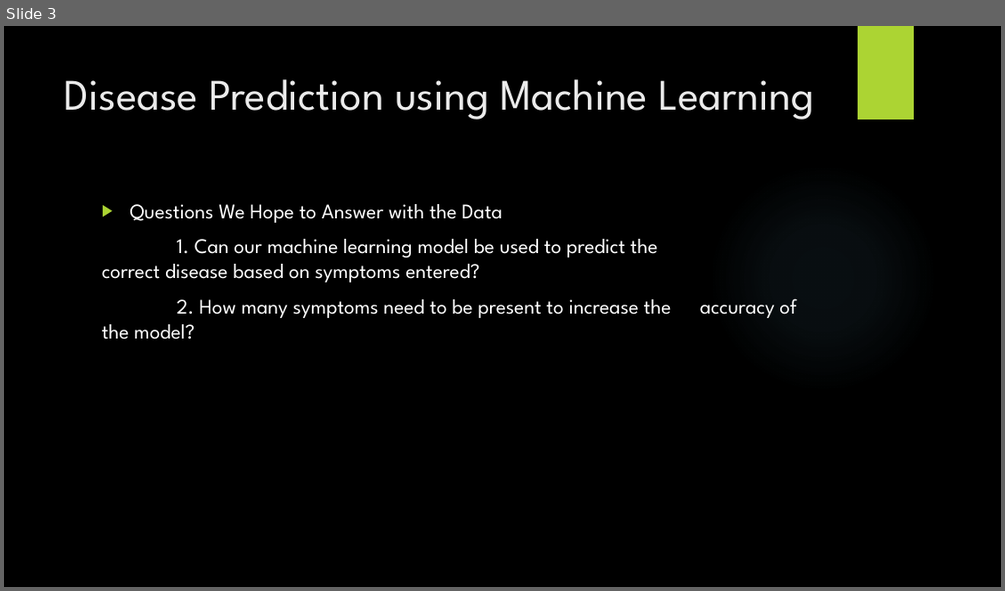
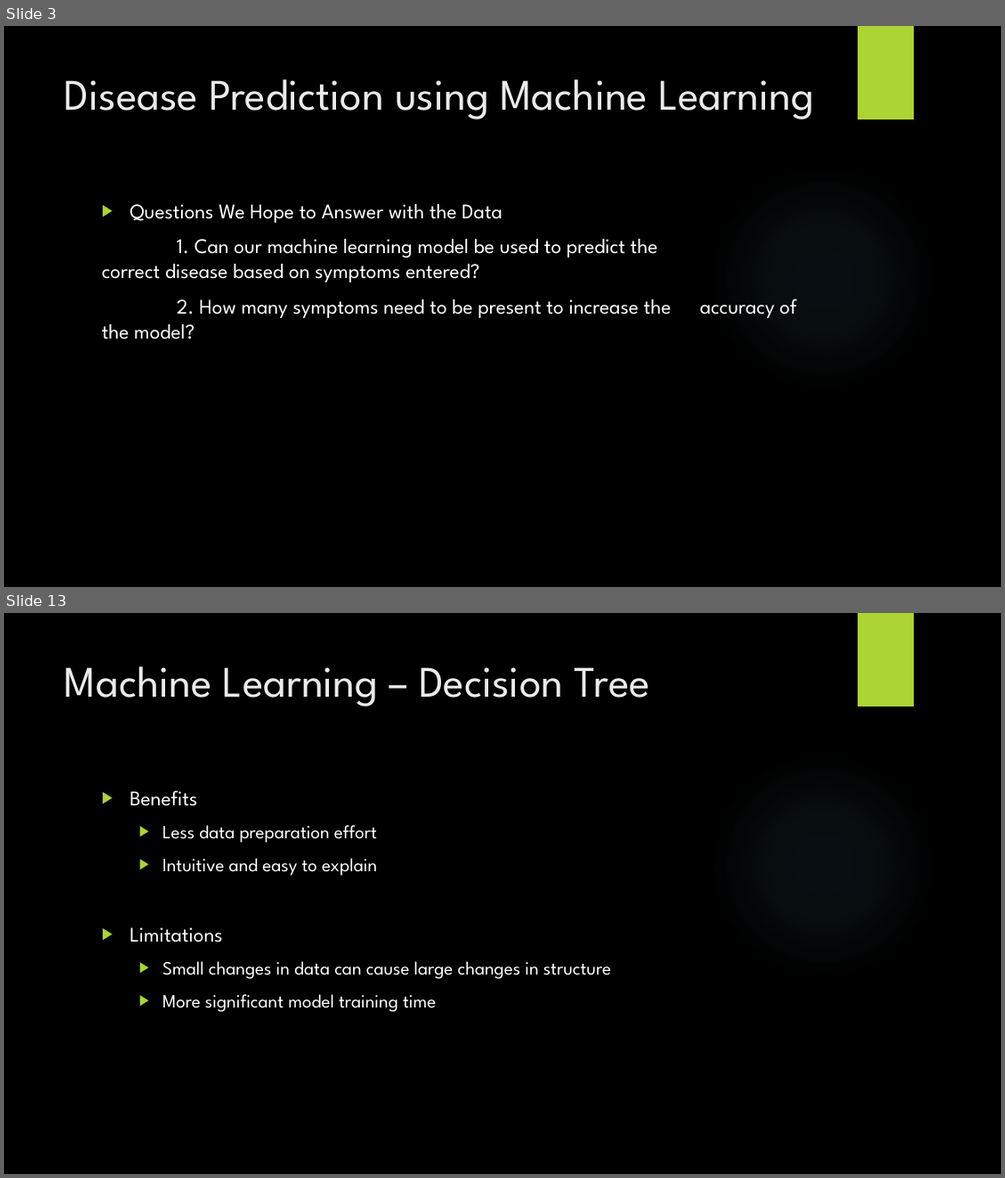
Before and after one commit to johnsetzer3/Disease_Prediction, a slide deck: Team_Code Blue Final Project.pptx. Shown one above the other, each under a label of ours: slide 3 before the commit, slides 3 and 13 after it; the slides between them are not shown. The pictures are 1005x591 and 1005x1178 pixels, drawn with LibreOffice and Linux fonts; fonts in the diff are those of the drawing; background and template pictures are left out. Boxes give left, top, right and bottom in pixels: in the first picture for what was removed or moved away, otherwise in the second. Text is boxed around its words. In the diff, an @@ line names an element or a change of style, - is before the commit and + after.

```diff
--- a/Team_Code Blue Final Project.pptx
+++ b/Team_Code Blue Final Project.pptx
@@ slide 13 added at <box>4,613,1001,1174</box>, background picture (left out); not listed: 2 template elements that a slide beside it also shows @@
@@ title added at <box>65,666,650,706</box>, 42 pt, text #EBEBEB @@
+Machine Learning – Decision Tree
@@ text added at <box>129,790,611,1012</box>, 18 pt, text #FFFFFF @@
+▶ Benefits
+  ▶ Less data preparation effort
+  ▶ Intuitive and easy to explain
+▶ Limitations
+  ▶ Small changes in data can cause large changes in structure
+  ▶ More significant model training time
```
Also in this commit, not shown: 3 slides changed, 15 other slides added, 1 other file.
